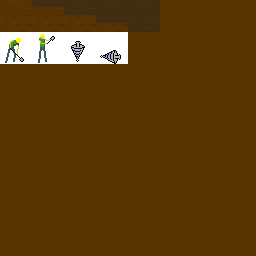
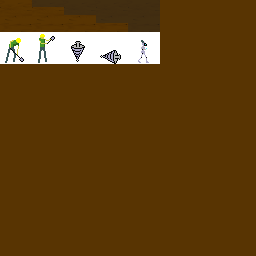
Comparing the layer stacks of the two 256×256 images. Changes:
painted on "Background" over left=128, top=32, right=160, bottom=64
